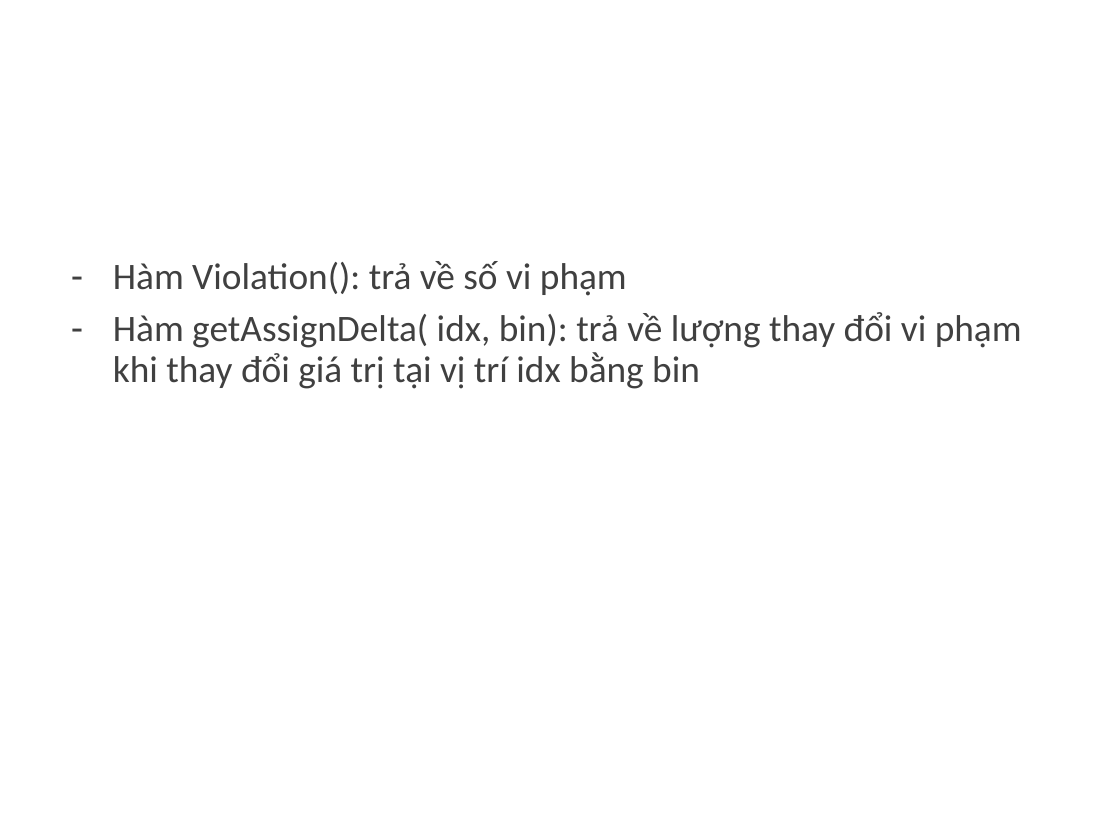
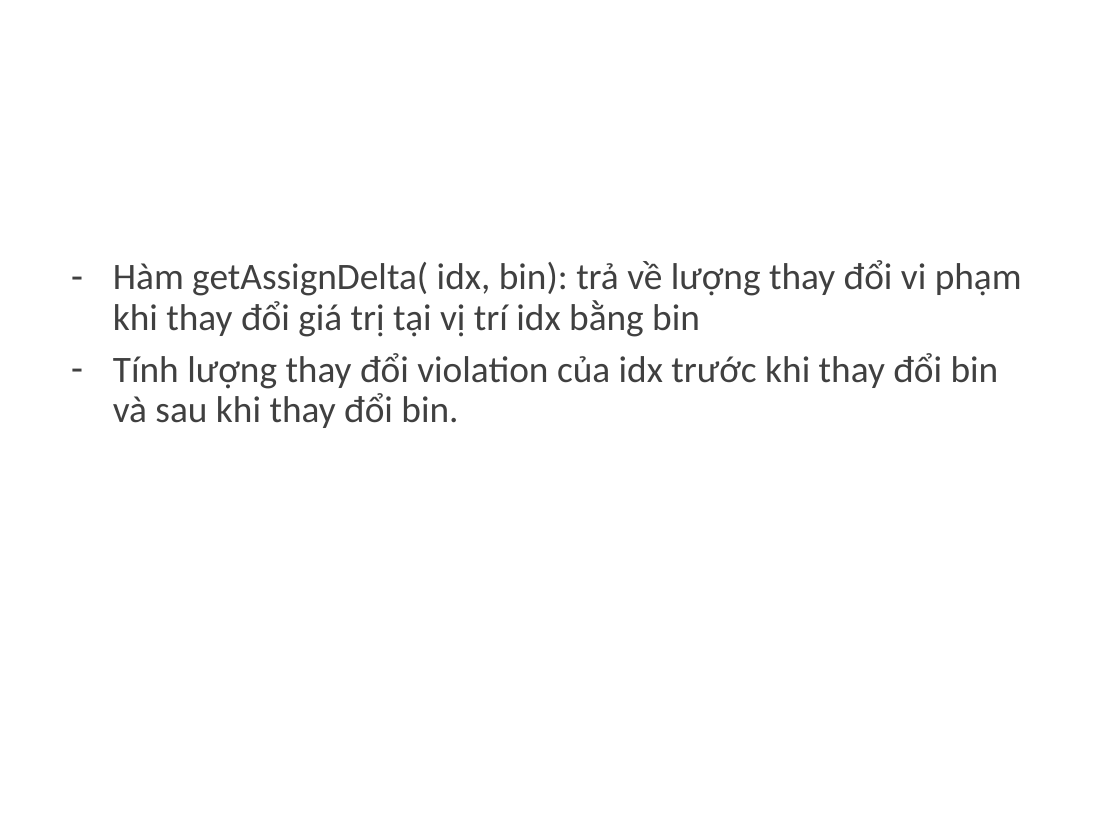
Before and after one commit to dungkhmt/CourseCPCBLS, a slide deck: slide 9 of OpenCBLS/src/khmtk60/miniprojects/G9/Bao cao G9.pptx (slide 7 before the commit). Drawn at 1120x840 pixels with LibreOffice and Linux fonts; fonts in the diff are those of the drawing; background and template pictures are left out. Boxes give left, top, right and bottom in pixels: in the first picture for what was removed or moved away, otherwise in the second. Text is boxed around its words. In the diff, an @@ line names an element or a change of style, - is before the commit and + after.

```diff
--- a/OpenCBLS/src/khmtk60/miniprojects/G9/Bao cao G9.pptx
+++ b/OpenCBLS/src/khmtk60/miniprojects/G9/Bao cao G9.pptx
@@ text at <box>113,261,627,296</box>: paragraph removed @@
-– Hàm Violation(): trả về số vi phạm
@@ text at <box>113,353,999,428</box>: paragraph added @@
+– Tính lượng thay đổi violation của idx trước khi thay đổi bin và sau khi thay đổi bin.
```
Also in this commit, not shown: 5 other slides changed, 4 slides added, 12 other files.
